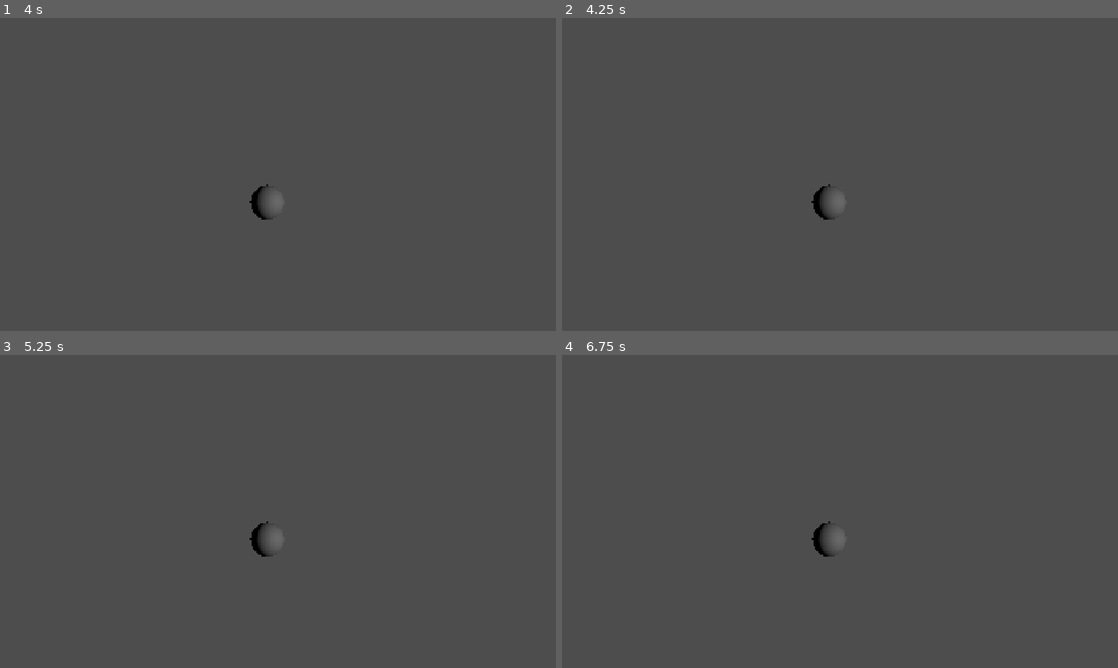
Above: before the commit, frames 1-4 (two rows, left to right).
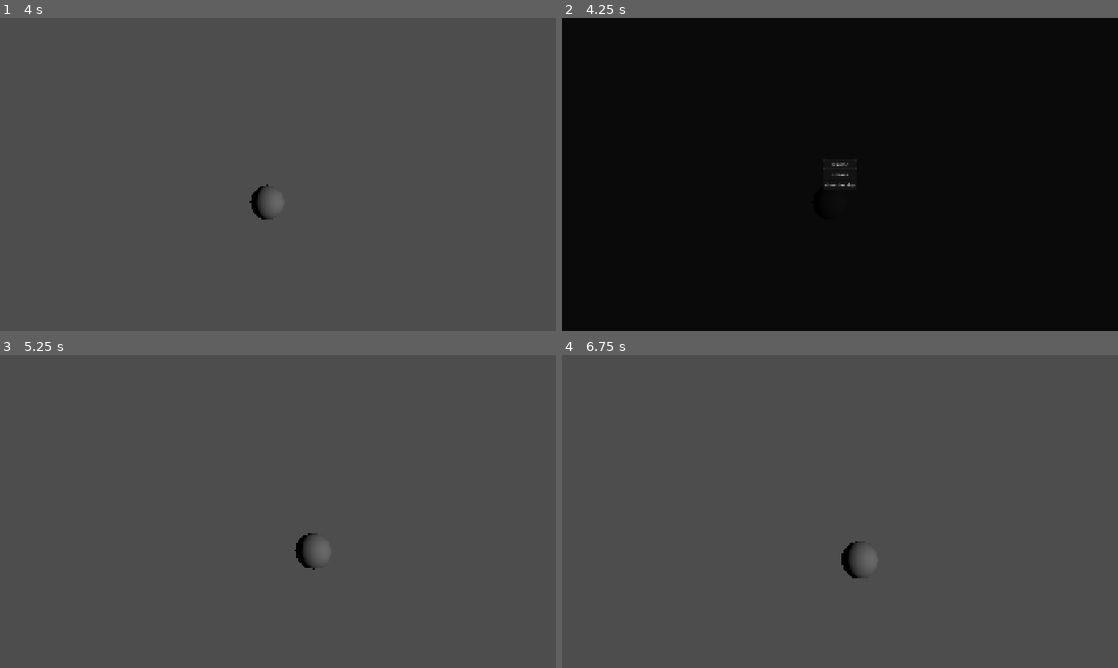
Above: after the commit, the same moments.

Repository: jurgfish/astral-shepherd-godot
Game: Godot game, scene res://scenes/world.tscn
The game is run twice, just before and just after one commit, with the same random seed, the same clock (stepped at 60 frames per second) and the same inputs.
Inputs (mouse positions are in pixels of both pictures, inside the frame that each line leads up to):
- Up to frame 1 (4 s): tap Enter at 0.5, 2, 3.5 s; move the mouse to (305, 174) at 0.52 s; tap K (LOOK_D) at 0.6 s; tap Space at 1.25, 2.75 s; move the mouse to (250, 174) at 1.27 s; tap J (LOOK_L) at 1.35 s; move the mouse to (289, 168) at 2.02 s; tap L (LOOK_R) at 2.1 s; move the mouse to (272, 180) at 2.77 s; tap I (LOOK_U) at 2.85 s; move the mouse to (316, 177) at 3.52 s; tap S (MOVE_B) at 3.6 s
- Up to frame 2 (4.25 s): tap P (pause) at 4.15 s
- Up to frame 3 (5.25 s): click (278, 502) at 4.25 s, where only the run after the commit has a clickable "resume"; tap Space at 5 s; move the mouse to (111, 464) at 5.02 s; tap W (MOVE_F) at 5.1 s
- Up to frame 4 (6.75 s): move the mouse to (867, 511) at 5.77 s; tap A (MOVE_L) at 5.85 s; move the mouse to (756, 433) at 6.52 s; tap D (MOVE_R) at 6.6 s

Frame 1 is identical in both runs. In frame 2, 100% of the frame differs, in the area x 0-100%, y 0-100%; in frame 3, 0.4%; in frame 4, 0.5%.

Commit message:
re-add service script (signal bus); create basic pause_hud; migrate pause/quit logic to service signals

Diff:
--- a/project.godot
+++ b/project.godot
@@ -20,6 +20,7 @@
 [autoload]
 
 States="*uid://bdfvwn17fssf2"
+Service="*uid://ddpaiwr3doifg"
 
 [display]
 
--- /dev/null
+++ b/scenes/pause_hud.tscn
@@ -0,0 +1,55 @@
+[gd_scene format=3 uid="uid://dyd77v6ecdovk"]
+
+[ext_resource type="Script" uid="uid://ceedxaacbk6qo" path="res://scripts/pause_hud.gd" id="1_dljab"]
+
+[node name="pause_hud" type="Control" unique_id=1635939161 node_paths=PackedStringArray("_resume_button")]
+process_mode = 3
+layout_mode = 3
+anchors_preset = 15
+anchor_right = 1.0
+anchor_bottom = 1.0
+grow_horizontal = 2
+grow_vertical = 2
+script = ExtResource("1_dljab")
+_resume_button = NodePath("settings/main/resume")
+
+[node name="curtain" type="ColorRect" parent="." unique_id=480528974]
+layout_mode = 1
+anchors_preset = 15
+anchor_right = 1.0
+anchor_bottom = 1.0
+grow_horizontal = 2
+grow_vertical = 2
+color = Color(0, 0, 0, 0.87058824)
+
+[node name="settings" type="MarginContainer" parent="." unique_id=279064498]
+layout_mode = 1
+anchors_preset = 8
+anchor_left = 0.5
+anchor_top = 0.5
+anchor_right = 0.5
+anchor_bottom = 0.5
+offset_left = -20.0
+offset_top = -20.0
+offset_right = 20.0
+offset_bottom = 20.0
+grow_horizontal = 2
+grow_vertical = 2
+
+[node name="main" type="VBoxContainer" parent="settings" unique_id=1234824036]
+layout_mode = 2
+
+[node name="resume" type="Button" parent="settings/main" unique_id=397101921]
+layout_mode = 2
+text = "resume"
+
+[node name="options" type="Button" parent="settings/main" unique_id=893434569]
+layout_mode = 2
+text = "options"
+
+[node name="abandon ship" type="Button" parent="settings/main" unique_id=698160410]
+layout_mode = 2
+text = "abandon ship"
+
+[connection signal="pressed" from="settings/main/resume" to="." method="_on_resume_pressed"]
+[connection signal="pressed" from="settings/main/abandon ship" to="." method="_on_abandon_ship_pressed"]
--- a/scenes/world.tscn
+++ b/scenes/world.tscn
@@ -1,21 +1,18 @@
 [gd_scene format=3 uid="uid://g4srku481050"]
 
 [ext_resource type="Script" uid="uid://bgty8iyva1fe8" path="res://scripts/world.gd" id="1_nnsk1"]
-[ext_resource type="Script" uid="uid://ceedxaacbk6qo" path="res://scripts/pause_hud.gd" id="2_71j4m"]
+[ext_resource type="PackedScene" uid="uid://dyd77v6ecdovk" path="res://scenes/pause_hud.tscn" id="2_71j4m"]
 [ext_resource type="Script" uid="uid://b0gdqjb557llp" path="res://scripts/user.gd" id="2_k0juu"]
 [ext_resource type="PackedScene" uid="uid://by4fqvbkmbdhl" path="res://scenes/alka.tscn" id="2_rwgxs"]
 [ext_resource type="PackedScene" uid="uid://meejsrqvhxcu" path="res://scenes/city.tscn" id="3_4wyf3"]
 
-[node name="world" type="Node3D" unique_id=1665150136]
+[node name="world" type="Node3D" unique_id=1665150136 node_paths=PackedStringArray("_pause_hud", "_user")]
 physics_interpolation_mode = 1
 script = ExtResource("1_nnsk1")
+_pause_hud = NodePath("pause_hud")
+_user = NodePath("user")
 
-[node name="pause_hud" type="Control" parent="." unique_id=143006545]
-layout_mode = 3
-anchors_preset = 0
-offset_right = 40.0
-offset_bottom = 40.0
-script = ExtResource("2_71j4m")
+[node name="pause_hud" parent="." unique_id=1635939161 instance=ExtResource("2_71j4m")]
 
 [node name="user" type="Node3D" parent="." unique_id=1858575239]
 process_mode = 3
@@ -32,6 +29,3 @@
 transform = Transform3D(0.5834952, -0.14832301, 0.7984571, -0.0041703884, 0.9826201, 0.18558115, -0.8121059, -0.111615576, 0.5727356, 3.3946953, 1.6437378, -2.3471901)
 light_energy = 2.0
 spot_range = 24.721277
-
-[connection signal="pause_requested" from="user" to="." method="_on_pause_requested"]
-[connection signal="quit_requested" from="user" to="." method="_on_quit_requested"]
--- a/scripts/pause_hud.gd
+++ b/scripts/pause_hud.gd
@@ -2,8 +2,31 @@
 
 extends Control
 
+signal request(id, status, data)
+
+@export var _resume_button: Button
+
 ##################################################################################################
 
-
+func pause(flag) -> void:
+	if flag:
+		visible = true
+		_resume_button.grab_focus()
+	else:
+		visible = false
 
 ##################################################################################################
+
+func _ready() -> void:
+	pause(false)
+	connect("request", Callable(Service, "_on_service_request"))
+
+##################################################################################################
+
+func _on_resume_pressed() -> void:
+	emit_signal("request", name, States.REQUEST.WORLD, States.WORLD.PAUSE, false)
+
+func _on_abandon_ship_pressed() -> void:
+	emit_signal("request", name, States.REQUEST.WORLD, States.WORLD.QUIT)
+
+##################################################################################################
--- /dev/null
+++ b/scripts/service.gd
@@ -0,0 +1,52 @@
+# Copyright © 2026, jurgfish. All rights reserved.
+
+# core signal bus
+
+extends Node
+
+var _world: Node3D = null
+
+##################################################################################################
+
+func _debug_initialize() -> void:
+	if OS.is_debug_build():
+		if States.DEBUG_MODE & States.DEBUG.DISABLED:
+			States.DEBUG_MODE = States.DEBUG.DISABLED
+
+		print("--------------------------------------------------------------------------------")
+		print_rich("[b]%s[/b] by [b]%s <3[/b] v%s d%s" % [
+				States.GAME_NAME, States.GAME_AUTHOR, States.GAME_VERSION, States.DEBUG_MODE])
+		print("--------------------------------------------------------------------------------")
+
+	else:
+		States.DEBUG_MODE = States.DEBUG.DISABLED
+
+##################################################################################################
+
+func _request_world(id: String, data: Array) -> void:
+	if data[0] == States.WORLD.QUIT:
+		_world.quit()
+	elif len(data) > 1:
+		if data[0] == States.WORLD.PAUSE:
+			_world.pause(data[1])
+	else:
+		push_warning("SERVICE REQUEST INVALID: WORLD %s, %s" % [id, data])
+
+##################################################################################################
+
+func initialize() -> void:
+	_debug_initialize()
+	_world = get_tree().get_root().get_node("world")
+
+##################################################################################################
+
+func _on_service_request(id: String, status: int, ...data: Array) -> void:
+	if States.DEBUG_MODE & States.DEBUG.SERVICE:
+		print("SERVICE REQUEST: %s, %s, %s" % [id, status, data])
+
+	if status == States.REQUEST.WORLD:
+		_request_world(id, data)
+	else:
+		push_warning("SERVICE REQUEST INVALID: %s, %s, %s" % [id, status, data])
+
+##################################################################################################
--- a/scripts/states.gd
+++ b/scripts/states.gd
@@ -1,4 +1,4 @@
-# Copyright © 2021-2026, jurgfish. All rights reserved.
+# Copyright © 2026, jurgfish. All rights reserved.
 
 # holds all game states (core state machine)
 
@@ -6,10 +6,13 @@
 
 ##################################################################################################
 
-enum DEBUG { DISABLED = 1, ENABLED = 2, USER = 4 }
+enum REQUEST { WORLD }
+enum WORLD { PAUSE, UNPAUSE, RELOAD, QUIT }
+
+enum DEBUG { DISABLED = 1, ENABLED = 2, USER = 4, SERVICE = 8 }
 
 var DEBUG_MODE: int = (
-	DEBUG.ENABLED #^ DEBUG.USER
+	DEBUG.ENABLED ^ DEBUG.SERVICE
 )
 
 ##################################################################################################
--- a/scripts/user.gd
+++ b/scripts/user.gd
@@ -2,34 +2,31 @@
 
 extends Node3D
 
-signal pause_requested(flag: bool)
-signal quit_requested()
+signal request(id, status, data)
 
 ##################################################################################################
 
-func _pause_game(flag: bool) -> void:
-	pause_requested.emit(flag)
+func pause(flag: bool) -> void:
 	if flag:
 		Input.mouse_mode = Input.MOUSE_MODE_VISIBLE
 	else:
 		Input.mouse_mode = Input.MOUSE_MODE_CAPTURED
 
-func _quit_game() -> void:
-	quit_requested.emit()
-
 ##################################################################################################
 
 func _input(event) -> void:
 	if event.is_action_pressed("pause"):
-		_pause_game(!get_tree().paused)
+		emit_signal("request", name, States.REQUEST.WORLD, States.WORLD.PAUSE, !get_tree().paused)
 		get_viewport().set_input_as_handled()
 
 func _notification(what: int) -> void:
 	if what == NOTIFICATION_WM_CLOSE_REQUEST:
-		_quit_game()
+		emit_signal("request", name, States.REQUEST.WORLD, States.WORLD.QUIT)
 
 func _ready() -> void:
 	Input.mouse_mode = Input.MOUSE_MODE_CAPTURED
 	#Engine.max_fps = 30
 
+	connect("request", Callable(Service, "_on_service_request"))
+
 ##################################################################################################
--- a/scripts/world.gd
+++ b/scripts/world.gd
@@ -2,47 +2,37 @@
 
 extends Node3D
 
-##################################################################################################
-
-func _debug_initialize() -> void:
-	if OS.is_debug_build():
-		if States.DEBUG_MODE & States.DEBUG.DISABLED:
-			States.DEBUG_MODE = States.DEBUG.DISABLED
-
-		print("--------------------------------------------------------------------------------")
-		print_rich("[b]%s[/b] by [b]%s <3[/b] v%s d%s" % [
-				States.GAME_NAME, States.GAME_AUTHOR, States.GAME_VERSION, States.DEBUG_MODE])
-		print("--------------------------------------------------------------------------------")
-
-	else:
-		States.DEBUG_MODE = States.DEBUG.DISABLED
+@export var _pause_hud: Control
+@export var _user: Node3D
 
 ##################################################################################################
 
-func _initialize_game() -> void:
+func _initialize() -> void:
 	get_tree().set_auto_accept_quit(false)
 	get_tree().paused = false # for game reload
 
-	_debug_initialize()
+	Service.initialize()
 
-func _start_game() -> void:
+func _start() -> void:
 	if States.DEBUG_MODE & States.DEBUG.ENABLED:
 		print("\nHELLO WORLD")
 
 ##################################################################################################
 
-func _on_pause_requested(flag: bool) -> void:
+func pause(flag: bool) -> void:
 	if States.DEBUG_MODE & States.DEBUG.ENABLED:
 		print("PAUSED: %s" % flag)
 
+	_pause_hud.pause(flag)
+	_user.pause(flag)
 	get_tree().paused = flag
 
-func _on_quit_requested() -> void:
+func quit() -> void:
 	get_tree().quit()
 
 ##################################################################################################
 
 func _ready() -> void:
-	_initialize_game()
+	_initialize()
 
 ##################################################################################################
Not shown, changed: notes.txt
Not shown, added: scripts/service.gd.uid
